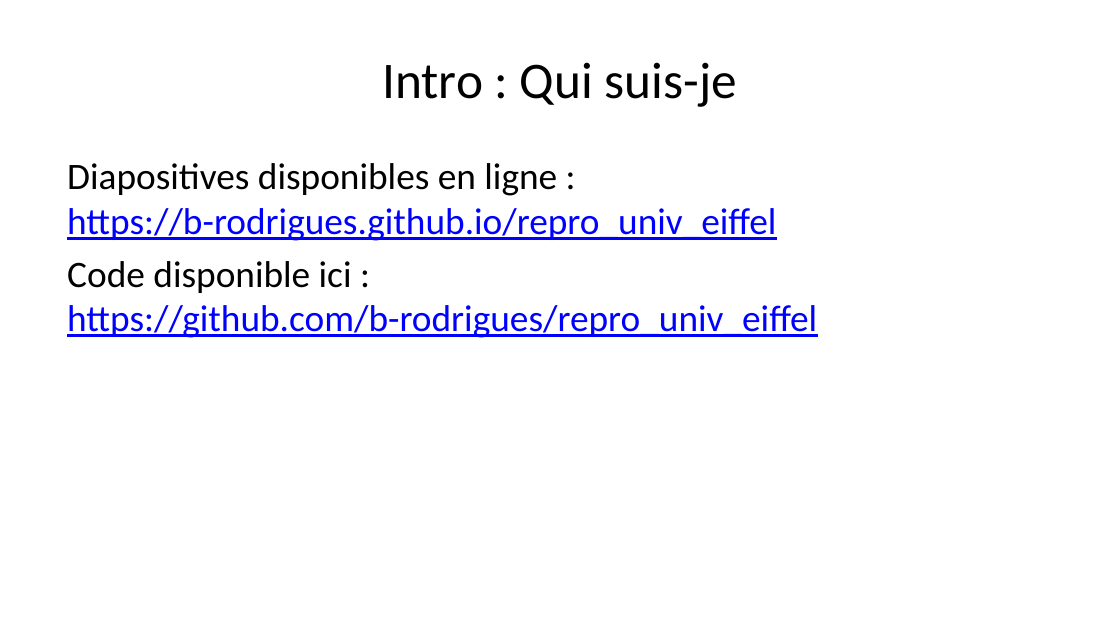
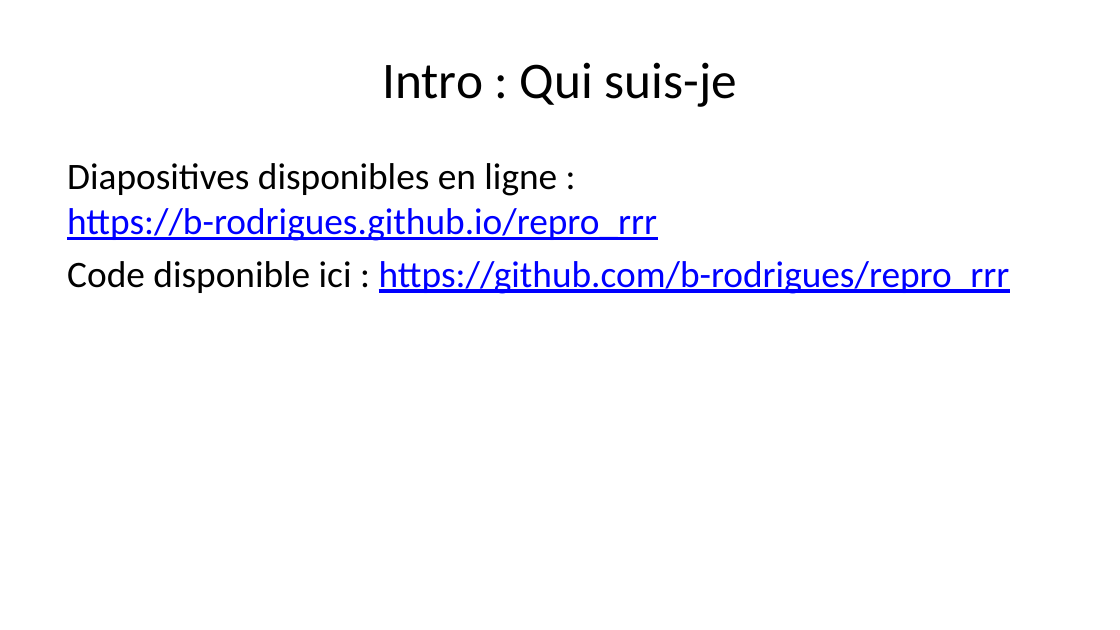
Before and after one commit to b-rodrigues/repro_rrr, a slide deck: slide 4 of docs/index.pptx. Drawn at 1120x630 pixels with LibreOffice and Linux fonts; fonts in the diff are those of the drawing. Boxes give left, top, right and bottom in pixels: in the first picture for what was removed or moved away, otherwise in the second. Text is boxed around its words. In the diff, an @@ line names an element or a change of style, - is before the commit and + after.

```diff
--- a/docs/index.pptx
+++ b/docs/index.pptx
@@ text at <box>67,163,1010,294</box>: text changed @@
-Diapositives disponibles en ligne : https://b-rodrigues.github.io/repro_univ_eiffel
-Code disponible ici : https://github.com/b-rodrigues/repro_univ_eiffel
+Diapositives disponibles en ligne : https://b-rodrigues.github.io/repro_rrr
+Code disponible ici : https://github.com/b-rodrigues/repro_rrr
```
Also in this commit, not shown: 7 other slides changed, 1 slide added, 11 slides removed, 12 other files.
